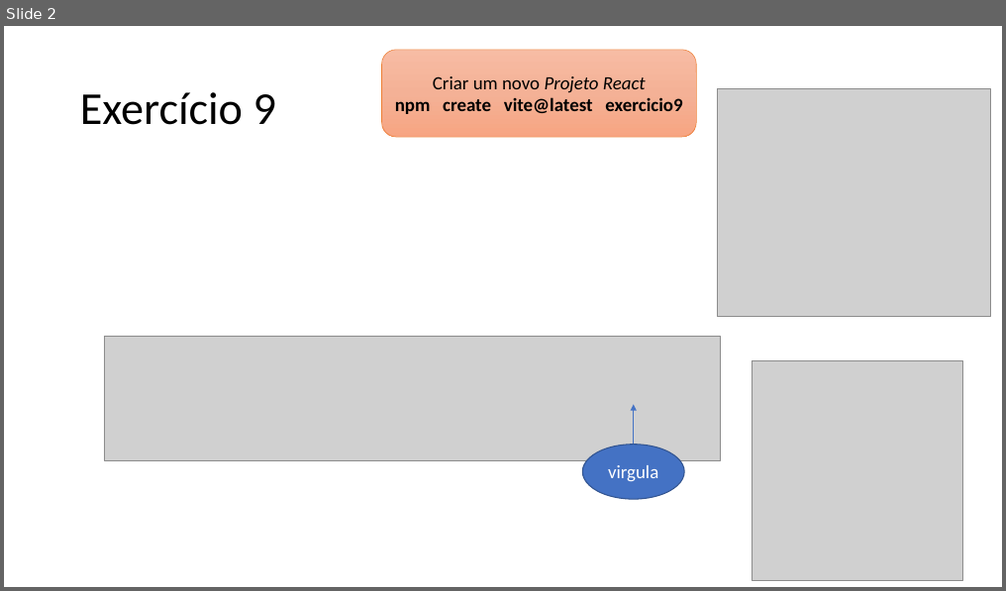
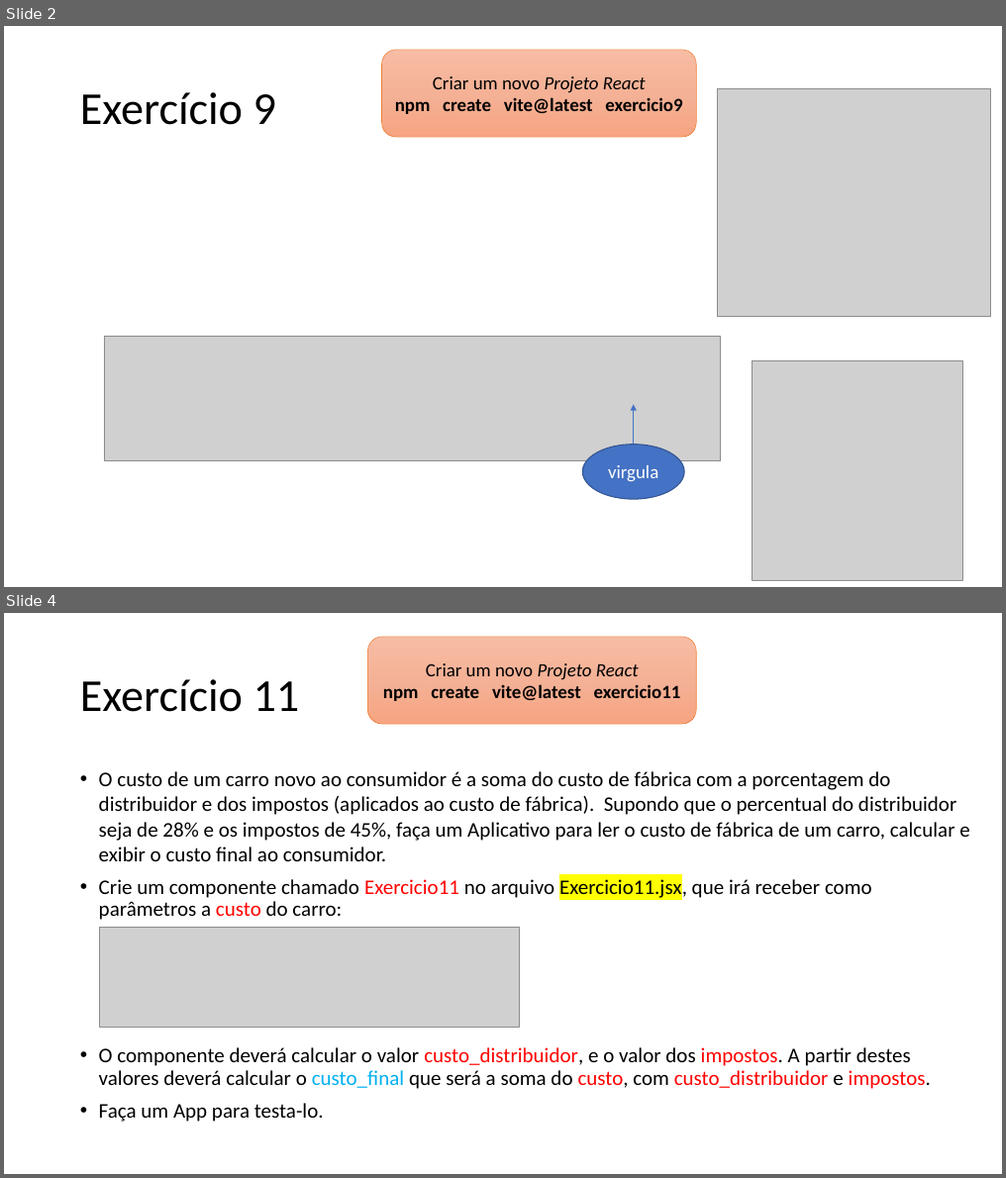
Before and after one commit to guilhermehsouza/AulaReact, a slide deck: Exercícios.pptx. Shown one above the other, each under a label of ours: slide 2 before the commit, slides 2 and 4 after it; the slides between them are not shown. The pictures are 1006x591 and 1006x1178 pixels, drawn with LibreOffice and Linux fonts; fonts in the diff are those of the drawing; grey boxes stand for pictures. Boxes give left, top, right and bottom in pixels: in the first picture for what was removed or moved away, otherwise in the second. Text is boxed around its words. In the diff, an @@ line names an element or a change of style, - is before the commit and + after.

```diff
--- a/Exercícios.pptx
+++ b/Exercícios.pptx
@@ slide 4 added at (4, 613, 1002, 1174), background #FFFFFF @@
@@ rounded rectangle added at (368, 636, 696, 724), fill gradient #F7BDA5 to #F5B196 to #F8A582, outline #ED7D31 0.5 pt, 18 pt, text #000000, bold @@
+Criar um novo Projeto React
+npm create vite@latest exercicio11
@@ title added at (80, 679, 300, 712), 44 pt, text #000000 @@
+Exercício 11
@@ text added at (99, 771, 969, 1122), 20 pt, text #000000 @@
+• O custo de um carro novo ao consumidor é a soma do custo de fábrica com a porcentagem do distribuidor e dos impostos (aplicados ao custo de fábrica). Supondo que o percentual do distribuidor seja de 28% e os impostos de 45%, faça um Aplicativo para ler o custo de fábrica de um carro, calcular e exibir o custo final ao consumidor.
+• Crie um componente chamado Exercicio11 no arquivo Exercicio11.jsx, que irá receber como parâmetros a custo do carro:
+• O componente deverá calcular o valor custo_distribuidor, e o valor dos impostos. A partir destes valores deverá calcular o custo_final que será a soma do custo, com custo_distribuidor e impostos.
+• Faça um App para testa-lo.
@@ picture added at (99, 928, 520, 1027) @@
```
Also in this commit, not shown: 1 other slide added, 6 other files.
